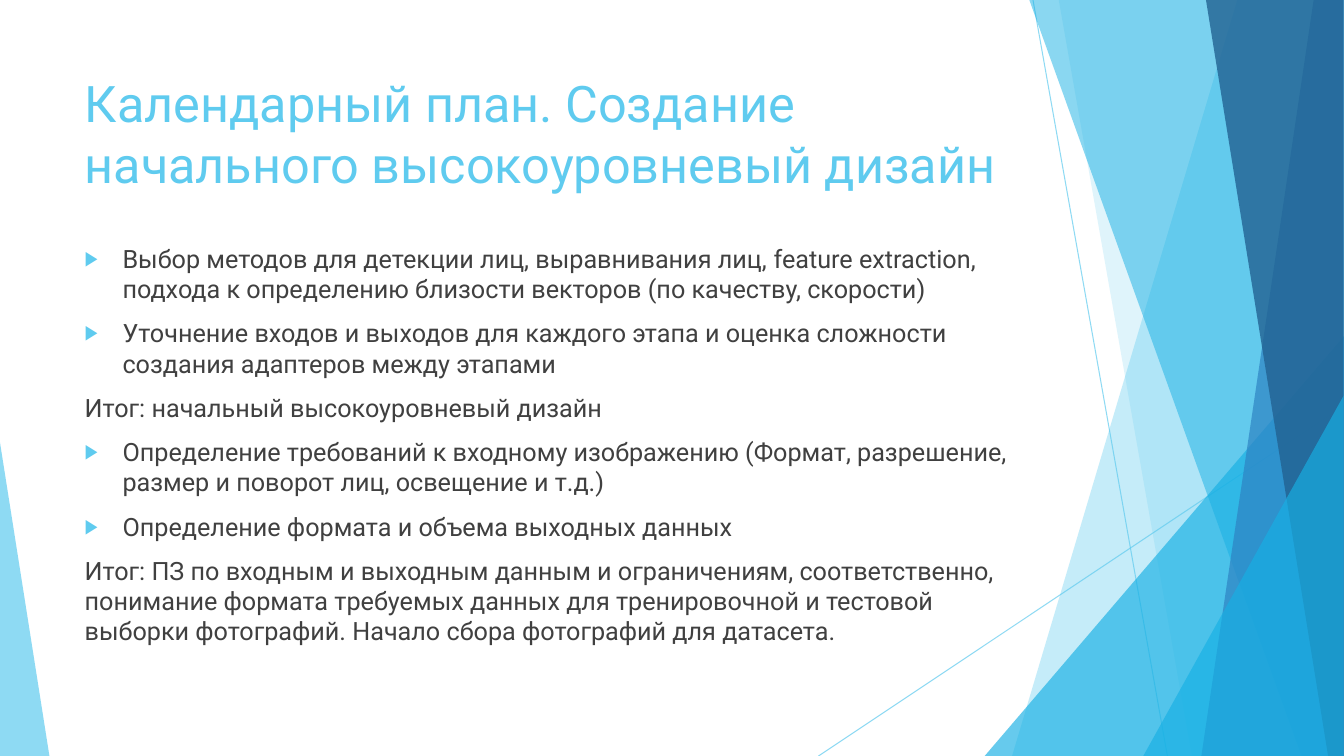
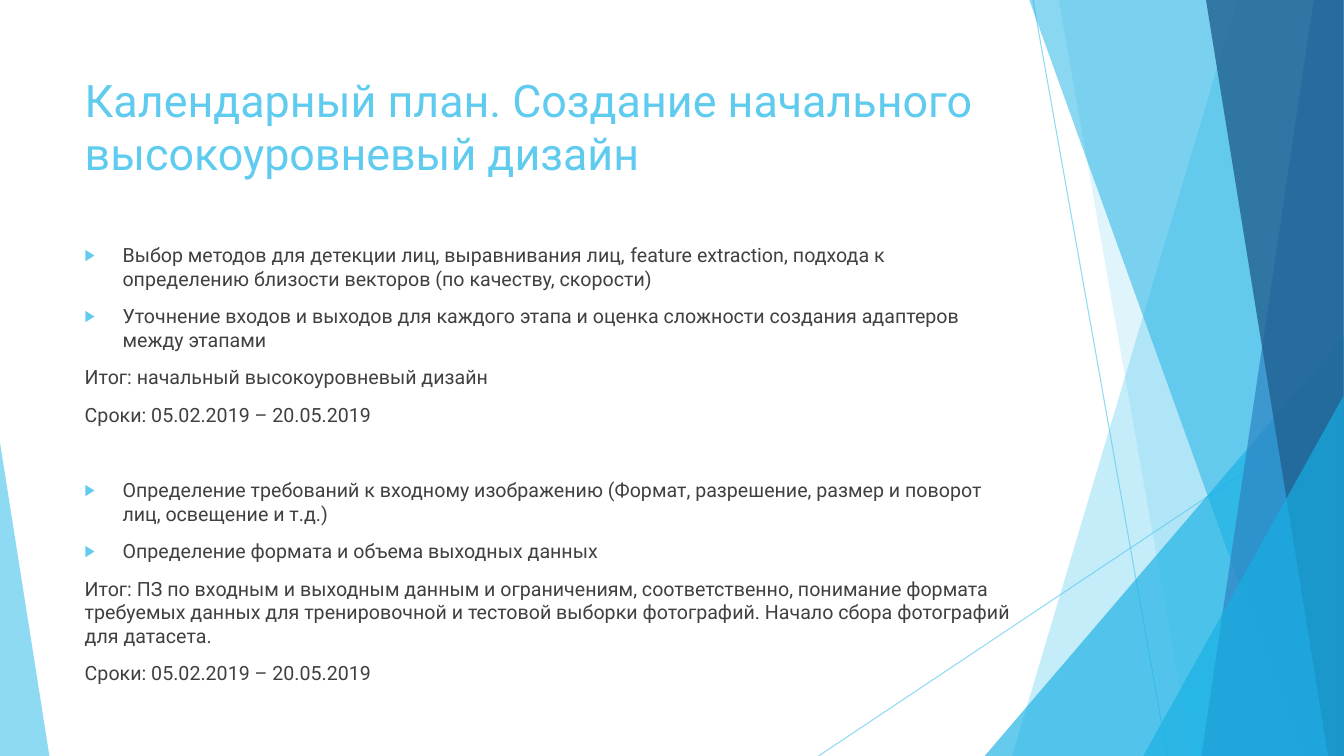
Before and after one commit to greyhuman/FaceReco, a slide deck: slide 21 of docs/external/Итоговая презентация.pptx (slide 19 before the commit). Drawn at 1344x756 pixels with LibreOffice and Linux fonts; fonts in the diff are those of the drawing. Boxes give left, top, right and bottom in pixels: in the first picture for what was removed or moved away, otherwise in the second. Text is boxed around its words. In the diff, an @@ line names an element or a change of style, - is before the commit and + after.

```diff
--- a/docs/external/Итоговая презентация.pptx
+++ b/docs/external/Итоговая презентация.pptx
@@ title "Календарный план. Создание начального высокоуровневый ..." at (85, 84, 972, 180): size 36 to 32 pt @@
@@ text at (85, 247, 1009, 646): size 18 to 14 pt @@
@@ text at (85, 408, 371, 426): paragraph added @@
+Сроки: 05.02.2019 – 20.05.2019
@@ text at (85, 666, 371, 684): paragraph added @@
+Сроки: 05.02.2019 – 20.05.2019
```
Also in this commit, not shown: 4 other slides changed, 3 slides added.
